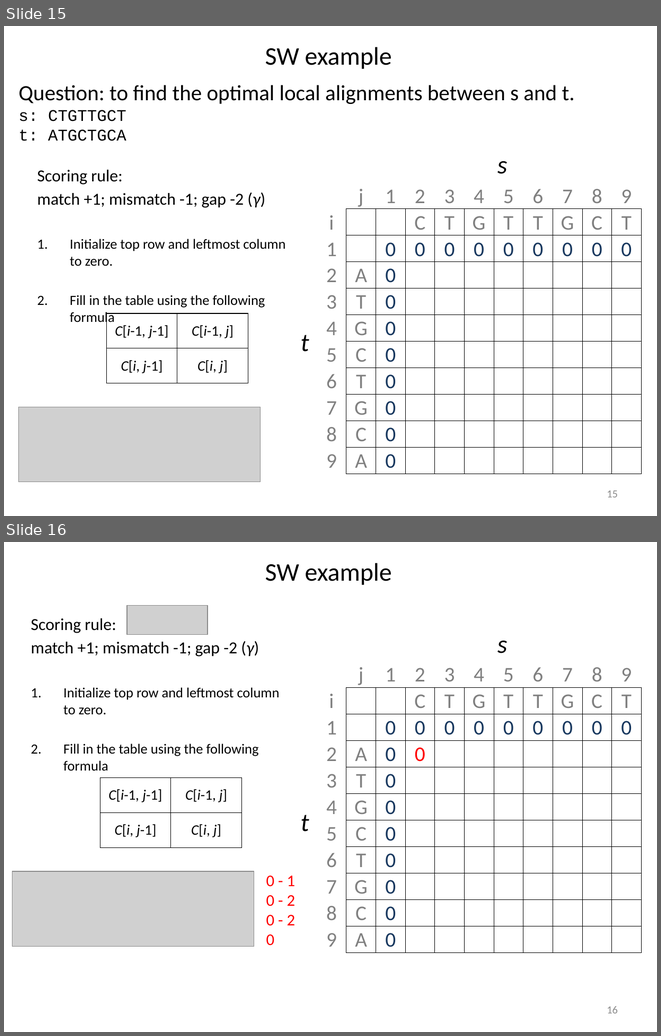
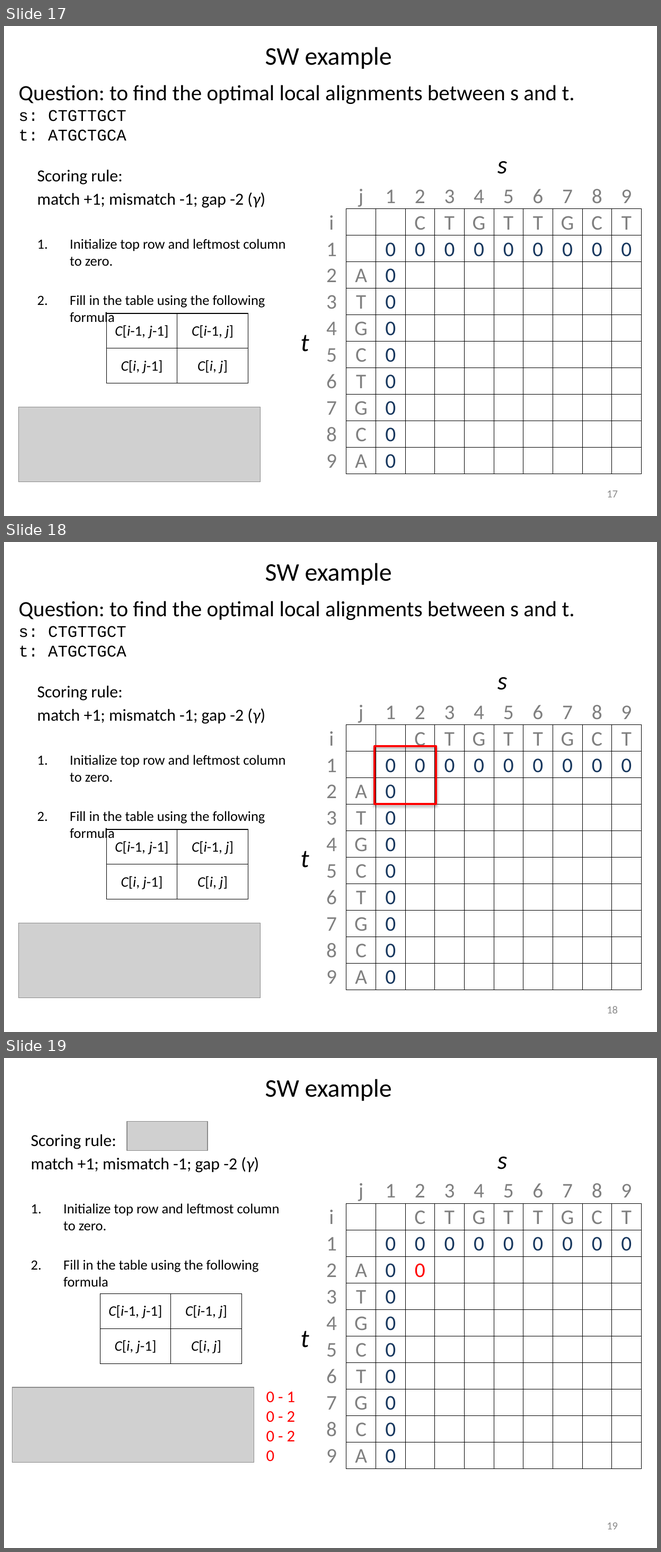
Before and after one commit to liu3zhenlab/teaching, a slide deck: PLPTH813Bioinformatis/2023/lectures/lecture06_alignment_I.pptx. Shown one above the other, each under a label of ours: slides 15 and 16 before the commit, slides 17, 18 and 19 after it. The pictures are 661x1036 and 661x1552 pixels, drawn with LibreOffice and Linux fonts; fonts in the diff are those of the drawing; grey boxes stand for pictures. Boxes give left, top, right and bottom in pixels: in the first picture for what was removed or moved away, otherwise in the second. Text is boxed around its words. In the diff, an @@ line names an element or a change of style, - is before the commit and + after.

```diff
--- a/PLPTH813Bioinformatis/2023/lectures/lecture06_alignment_I.pptx
+++ b/PLPTH813Bioinformatis/2023/lectures/lecture06_alignment_I.pptx
@@ slide 18 added at [4,542,657,1032], background #FFFFFF @@
@@ title added at [265,563,392,585], 28 pt, text #000000 @@
+SW example
@@ text added at [19,601,575,657], 24 pt, text #000000 @@
+Question: to find the optimal local alignments between s and t.
+s: CTGTTGCT
+t: ATGCTGCA
@@ text added at [497,677,508,690], 28 pt, text #000000, italic @@
+s
@@ text added at [37,686,285,823], 15.5 pt, text #000000 @@
+Scoring rule:
+match +1; mismatch -1; gap -2 (γ)
+1. Initialize top row and leftmost column to zero.
+2. Fill in the table using the following formula
@@ table added at [317,698,640,986], 11 rows, 11 columns @@
+ | j | 1 | 2 | 3 | 4 | 5 | 6 | 7 | 8 | 9
+i |  |  | C | T | G | T | T | G | C | T
+1 |  | 0 | 0 | 0 | 0 | 0 | 0 | 0 | 0 | 0
+2 | A | 0 |  |  |  |  |  |  |  | 
+3 | T | 0 |  |  |  |  |  |  |  | 
+4 | G | 0 |  |  |  |  |  |  |  | 
+5 | C | 0 |  |  |  |  |  |  |  | 
+6 | T | 0 |  |  |  |  |  |  |  | 
+7 | G | 0 |  |  |  |  |  |  |  | 
+8 | C | 0 |  |  |  |  |  |  |  | 
+9 | A | 0 |  |  |  |  |  |  |  | 
@@ rectangle added at [374,747,435,804], outline #FF0000 2.25 pt @@
@@ table added at [106,829,248,899], 2 rows, 2 columns @@
+C[i-1, j-1] | C[i-1, j]
+C[i, j-1] | C[i, j]
@@ text added at [301,850,309,867], 28 pt, text #000000, italic @@
+t
@@ picture added at [18,923,260,998] @@
@@ page number added at [607,1006,618,1013], 12 pt, text #8C8C8C @@
+18
@@ what was slide 15 is now slide 17 @@
@@ page number at [607,490,618,497]: text changed @@
-15
+17
@@ what was slide 16 is now slide 19 @@
@@ page number at [607,1522,618,1529]: text changed @@
-16
+19
```
Also in this commit, not shown: 3 slides changed, 2 other slides added, 4 other files.
